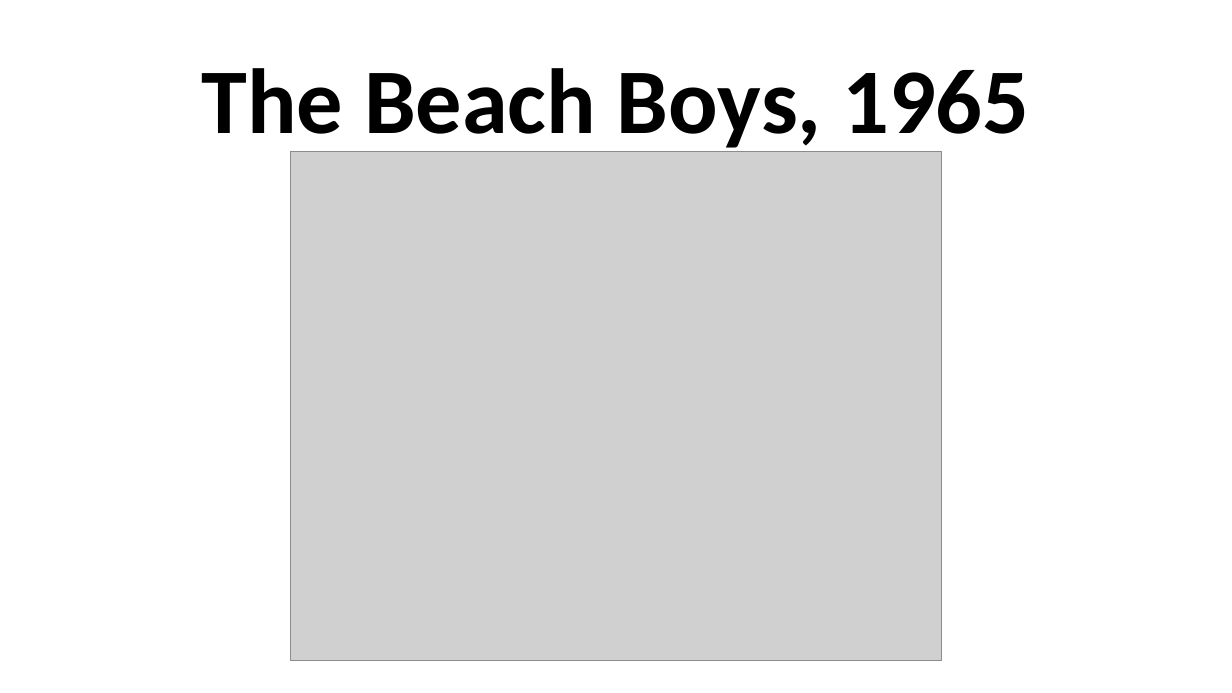
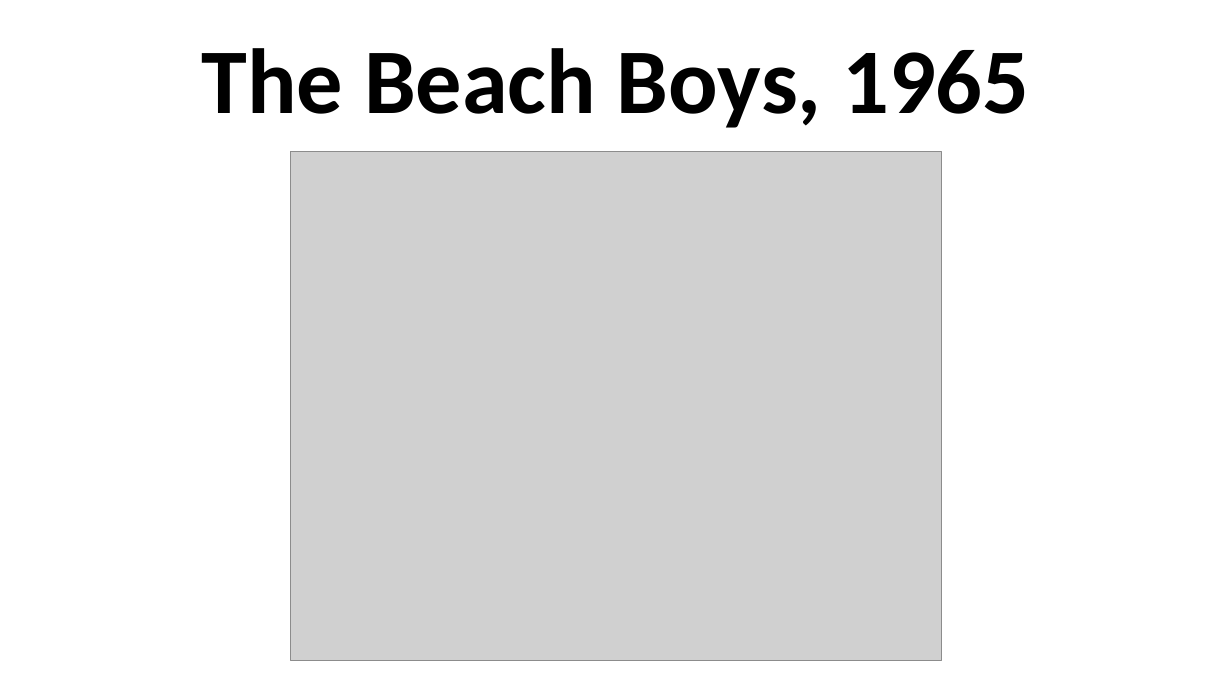
Before and after one commit to mrbaker1917/website, a slide deck: slide 10 of HSTR121/ppts/Beach Boys, Surf Music, and Hot.pptx (slide 7 before the commit). Drawn at 1232x693 pixels with LibreOffice and Linux fonts; fonts in the diff are those of the drawing; grey boxes stand for pictures; background and template pictures are left out. Boxes give left, top, right and bottom in pixels: in the first picture for what was removed or moved away, otherwise in the second. Text is boxed around its words. In the diff, an @@ line names an element or a change of style, - is before the commit and + after.

```diff
--- a/HSTR121/ppts/Beach Boys, Surf Music, and Hot.pptx
+++ b/HSTR121/ppts/Beach Boys, Surf Music, and Hot.pptx
@@ title "The Beach Boys, 1965" rewrapped from <box>202,68,1029,156</box> to <box>202,48,1029,128</box> @@
```
Also in this commit, not shown: 4 other slides changed, 4 slides added, 1 slide removed.
